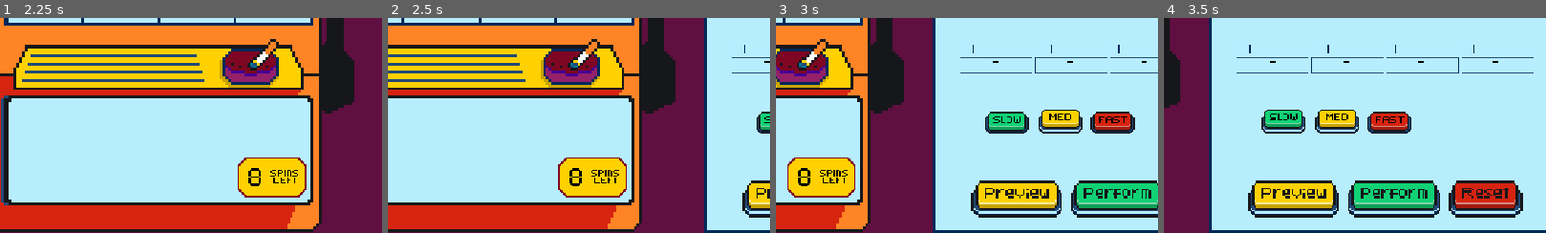
Above: before the commit, frames 1-4 (left to right).
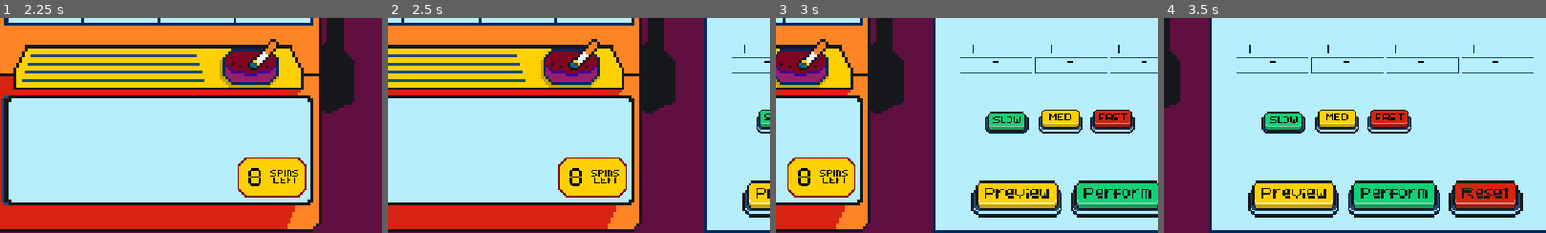
Above: after the commit, the same moments.

Repository: twhassall/slotsichord
Game: Godot game, scene res://scenes/actualScreens/MainScreen.tscn
The game is run twice, just before and just after one commit, with the same random seed, the same clock (stepped at 60 frames per second) and the same inputs.
Inputs (mouse positions are % of the whole screen's width and height, from its top left):
- Up to frame 1 (2.25 s): click (44, 81) at 0.5 s
- Up to frame 2 (2.5 s): no input
- Up to frame 3 (3 s): click (91, 74) at 2.75 s
- Up to frame 4 (3.5 s): no input
The pictures show only the part of the screen within x 50-100%, y 50-100%; the shares and areas given below are measured in that part.

Frame 1 is identical in both runs. In frame 2, 0.2% of the frame differs, in the area x 96-100%, y 42-53%; in frame 3, 0.7%; in frame 4, 1.4%, in the area x 26-65%, y 42-53%.

Commit message:
Make buttons sticky and reset properly

Diff:
--- a/scenes/subScenes/ArrangementArea.tscn
+++ b/scenes/subScenes/ArrangementArea.tscn
@@ -123,117 +123,6 @@
 &"press": SubResource("Animation_btd2q")
 }
 
-[sub_resource type="Animation" id="Animation_04m8t"]
-length = 0.001
-tracks/0/type = "value"
-tracks/0/imported = false
-tracks/0/enabled = true
-tracks/0/path = NodePath(".:frame")
-tracks/0/interp = 1
-tracks/0/loop_wrap = true
-tracks/0/keys = {
-"times": PackedFloat32Array(0),
-"transitions": PackedFloat32Array(1),
-"update": 1,
-"values": [1]
-}
-
-[sub_resource type="Animation" id="Animation_5mwlg"]
-resource_name = "press"
-length = 0.4
-tracks/0/type = "value"
-tracks/0/imported = false
-tracks/0/enabled = true
-tracks/0/path = NodePath(".:frame")
-tracks/0/interp = 1
-tracks/0/loop_wrap = true
-tracks/0/keys = {
-"times": PackedFloat32Array(0, 0.2),
-"transitions": PackedFloat32Array(1, 1),
-"update": 1,
-"values": [1, 0]
-}
-
-[sub_resource type="AnimationLibrary" id="AnimationLibrary_1j2kl"]
-_data = {
-&"RESET": SubResource("Animation_04m8t"),
-&"press": SubResource("Animation_5mwlg")
-}
-
-[sub_resource type="Animation" id="Animation_1j2kl"]
-length = 0.001
-tracks/0/type = "value"
-tracks/0/imported = false
-tracks/0/enabled = true
-tracks/0/path = NodePath("../MediumSpeed:frame")
-tracks/0/interp = 1
-tracks/0/loop_wrap = true
-tracks/0/keys = {
-"times": PackedFloat32Array(0),
-"transitions": PackedFloat32Array(1),
-"update": 1,
-"values": [0]
-}
-
-[sub_resource type="Animation" id="Animation_hd0mt"]
-resource_name = "press"
-length = 0.4
-tracks/0/type = "value"
-tracks/0/imported = false
-tracks/0/enabled = true
-tracks/0/path = NodePath("../MediumSpeed:frame")
-tracks/0/interp = 1
-tracks/0/loop_wrap = true
-tracks/0/keys = {
-"times": PackedFloat32Array(0, 0.2),
-"transitions": PackedFloat32Array(1, 1),
-"update": 1,
-"values": [1, 0]
-}
-
-[sub_resource type="AnimationLibrary" id="AnimationLibrary_niimp"]
-_data = {
-&"RESET": SubResource("Animation_1j2kl"),
-&"press": SubResource("Animation_hd0mt")
-}
-
-[sub_resource type="Animation" id="Animation_8bicm"]
-length = 0.001
-tracks/0/type = "value"
-tracks/0/imported = false
-tracks/0/enabled = true
-tracks/0/path = NodePath("../HighSpeed:frame")
-tracks/0/interp = 1
-tracks/0/loop_wrap = true
-tracks/0/keys = {
-"times": PackedFloat32Array(0),
-"transitions": PackedFloat32Array(1),
-"update": 1,
-"values": [1]
-}
-
-[sub_resource type="Animation" id="Animation_frux3"]
-resource_name = "press"
-length = 0.4
-tracks/0/type = "value"
-tracks/0/imported = false
-tracks/0/enabled = true
-tracks/0/path = NodePath("../HighSpeed:frame")
-tracks/0/interp = 1
-tracks/0/loop_wrap = true
-tracks/0/keys = {
-"times": PackedFloat32Array(0, 0.2),
-"transitions": PackedFloat32Array(1, 1),
-"update": 1,
-"values": [1, 0]
-}
-
-[sub_resource type="AnimationLibrary" id="AnimationLibrary_qpxjs"]
-_data = {
-&"RESET": SubResource("Animation_8bicm"),
-&"press": SubResource("Animation_frux3")
-}
-
 [node name="ArrangementArea" type="Control" unique_id=2060967160]
 layout_mode = 3
 anchors_preset = 15
@@ -480,9 +369,6 @@
 vframes = 2
 frame = 1
 
-[node name="LowAnim" type="AnimationPlayer" parent="LowSpeed" unique_id=1200663987]
-libraries/ = SubResource("AnimationLibrary_1j2kl")
-
 [node name="LowSpeed" type="Button" parent="LowSpeed" unique_id=130014776]
 self_modulate = Color(1, 1, 1, 0)
 offset_left = -17.0
@@ -496,10 +382,6 @@
 texture = ExtResource("10_btd2q")
 vframes = 2
 
-[node name="MedAnim" type="AnimationPlayer" parent="MediumSpeed" unique_id=1350692615]
-root_node = NodePath("../../LowSpeed")
-libraries/ = SubResource("AnimationLibrary_niimp")
-
 [node name="MediumSpeed" type="Button" parent="MediumSpeed" unique_id=676933501]
 self_modulate = Color(1, 1, 1, 0)
 offset_left = -17.5
@@ -513,10 +395,6 @@
 texture = ExtResource("11_04m8t")
 vframes = 2
 frame = 1
-
-[node name="HighAnim" type="AnimationPlayer" parent="HighSpeed" unique_id=1583006719]
-root_node = NodePath("../../LowSpeed")
-libraries/ = SubResource("AnimationLibrary_qpxjs")
 
 [node name="HighSpeed" type="Button" parent="HighSpeed" unique_id=1827896252]
 self_modulate = Color(1, 1, 1, 0)
--- a/scripts/MainScreen.gd
+++ b/scripts/MainScreen.gd
@@ -105,6 +105,11 @@
 	##makes chords transparent again
 	$SlotMachine.reset_chords()
 
+	$ArrangementArea.set_bpm(120)
+	$ArrangementArea/LowSpeed.frame = 0
+	$ArrangementArea/MediumSpeed.frame = 1
+	$ArrangementArea/HighSpeed.frame = 0
+
 	##moves the camera smoothly
 	var tween = create_tween()
 	tween.set_ease(Tween.EASE_IN_OUT)
--- a/scripts/arrangement_area.gd
+++ b/scripts/arrangement_area.gd
@@ -10,6 +10,10 @@
 signal perform_pressed
 
 func _ready():
+
+	$LowSpeed.frame = 0
+	$MediumSpeed.frame = 1
+	$HighSpeed.frame = 0
 
 	for line in lines_container.get_children():
 		var line_slots = []
@@ -89,17 +93,23 @@
 func _on_low_speed_pressed():
 	MusicLibrary.play_button_two()
 	set_bpm(80)
-	$LowSpeed/LowAnim.play("press")
+	$LowSpeed.frame = 1
+	$MediumSpeed.frame = 0
+	$HighSpeed.frame = 0
 
 func _on_medium_speed_pressed():
 	MusicLibrary.play_button_two()
 	set_bpm(120)
-	$MediumSpeed/MedAnim.play("press")
+	$LowSpeed.frame = 0
+	$MediumSpeed.frame = 1
+	$HighSpeed.frame = 0
 
 func _on_high_speed_pressed():
 	MusicLibrary.play_button_two()
 	set_bpm(160)
-	$HighSpeed/HighAnim.play("press")
+	$LowSpeed.frame = 0
+	$MediumSpeed.frame = 0
+	$HighSpeed.frame = 1
 
 func set_bpm(speed):
 	MusicLibrary.bpm = speed
--- a/scripts/testjuniper.gd
+++ b/scripts/testjuniper.gd
@@ -62,6 +62,7 @@
 func _on_encore_pressed():
 	$EncoreButton/EncoreAnim.play("press")
 	emit_signal("encore_pressed")
+	MusicLibrary.play_button()
 
 	for i in range(1, 8):
 		var patron = get_node("Audience" + str(i))
@@ -87,6 +88,7 @@
 func _on_play_again_pressed():
 	$PlayAgainButton/PlayAgainAnim.play("press")
 	emit_signal("play_again_pressed")
+	MusicLibrary.play_button()
 
 	for i in range(1, 8):
 		var patron = get_node("Audience" + str(i))
